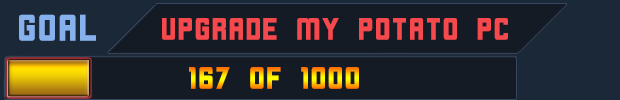
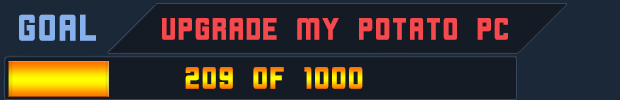
Before/after of a w=620, h=100 layered artwork. What changed in the layer stack:
renamed "167 of 1000" to "209 of 1000", painted on it over (185, 67, 363, 89)
painted on "Gold Bar copy" over (8, 60, 109, 97)
